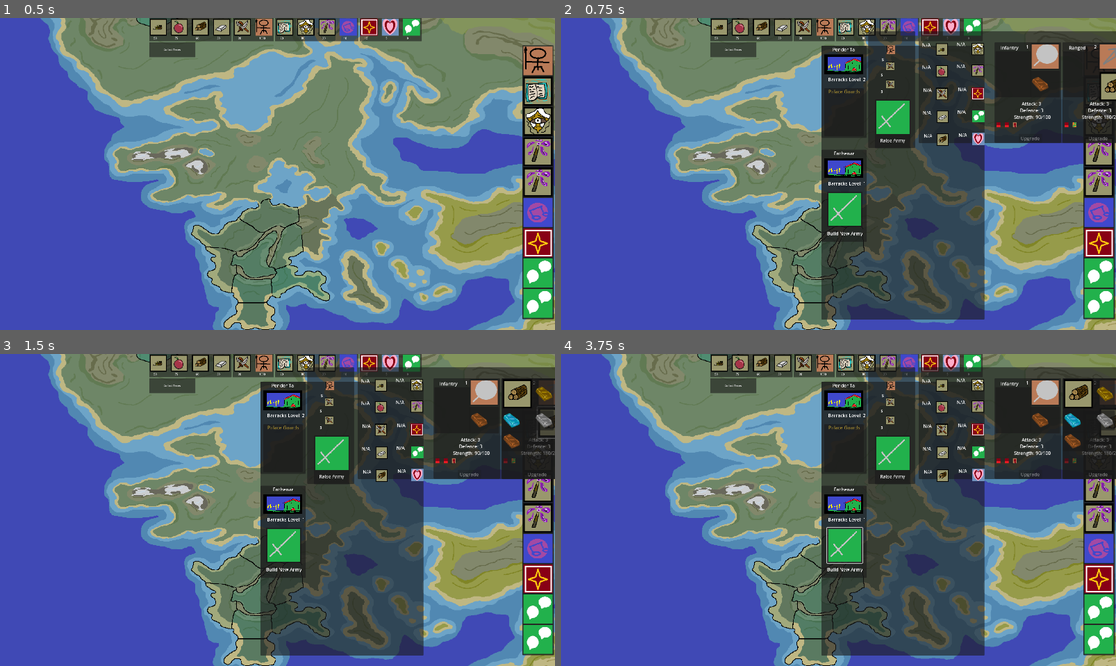
Above: before the commit, frames 1-4 (two rows, left to right).
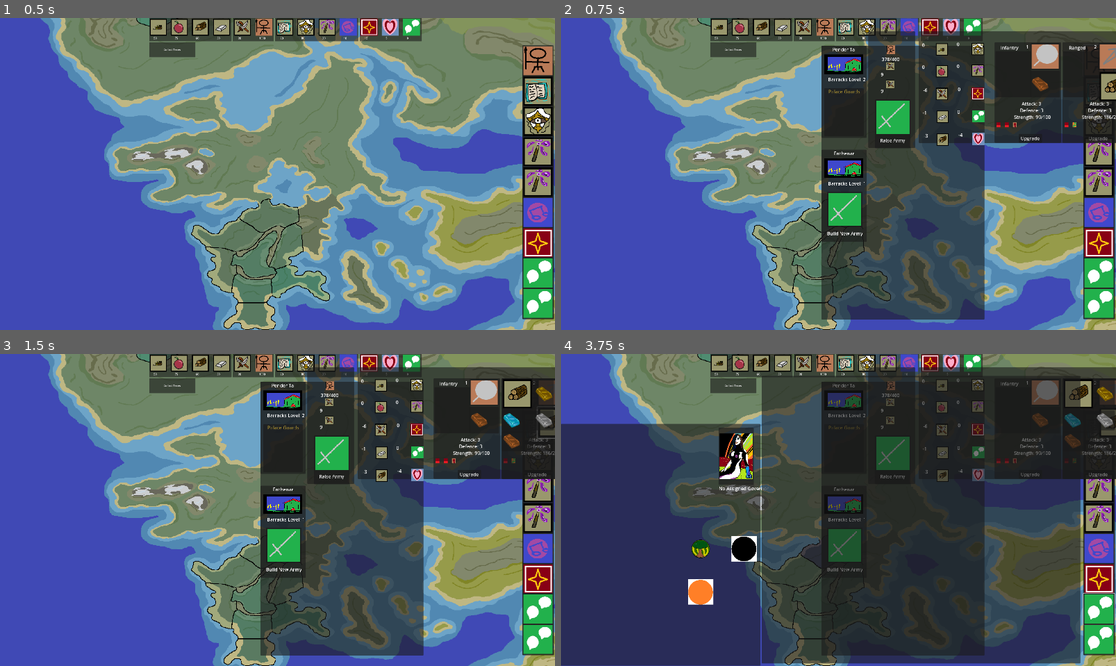
Above: after the commit, the same moments.

Repository: etherthegreat/mostupdatedfarsword
Game: Godot game, scene res://Game Scenes and Scripts/world.tscn
Same seed, same stepped clock (60 frames per second), same inputs: the game is played once before the commit and once after it. This scene is started directly instead of the project's main scene.
Inputs (mouse positions are in pixels of both pictures, inside the frame that each line leads up to):
- Up to frame 1 (0.5 s): no input
- Up to frame 2 (0.75 s): click (1099, 61) at 0.5 s
- Up to frame 3 (1.5 s): click (538, 425) at 1.25 s
- Up to frame 4 (3.75 s): click (1099, 609) at 2.02 s; click "Build New Army" at 2.75 s; click "Build New Army" at 3.5 s

Frame 1 is identical in both runs. In frame 2, 0.2% of the frame differs, in the area x 57-100%, y 7-40%; in frame 3, 0.2%; in frame 4, 67%, in the area x 0-100%, y 6-100%.

Commit message:
Factions System Developed
added a factions system which pairs with the governors and law systems.  next will build the law system

Diff:
--- a/Game Scenes and Scripts/army.gd
+++ b/Game Scenes and Scripts/army.gd
@@ -104,7 +104,7 @@
 			newUnitUI.updateControl
 			$RadicalCoolTestPanel/UnitUIContainer.add_child(newUnitUI)
 			#print("Unit", Unit.unitType, "Level", Unit.unitLevel)
-	#surveySelf()
+	surveySelf()
 	pass
 
 var UnitConfirmationList: Array = []
@@ -173,7 +173,8 @@
 	armyInfluenceCost = 0
 	armyHarmonyCost = 0
 	armyFaithCost = 0
-	if raised == true:
+	print("Surveyingg Self")
+	if raised == true || raised != true:
 		#for Unit in unitsList:
 			#var unitManpower: int = Unit.unitCurrentManpower
 			#maxManpower += (Unit.unitLevel * Unit.unitMaxManpower)
@@ -256,6 +257,7 @@
 		$AttackDefencePanel/Attack.text = str(armyAttackScore)
 		$AttackDefencePanel/Defense.text = str(armyDefenseScore)
 		$AttackDefencePanel/Manpower.text = str(manpowerInArmy, "/", maxManpower)
+		print("Yeehaw Cowboy")
 	else:
 		for Unit in unitsList:
 		#manpower
@@ -287,6 +289,7 @@
 		commanderModifiers3.append(MilMod)
 	print("MILMODS IN 1", commanderModifiers1)
 	commanderCheck()
+	surveySelf()
 	pass
 
 func commanderCheck():
--- a/Game Scenes and Scripts/canvas_layer.gd
+++ b/Game Scenes and Scripts/canvas_layer.gd
@@ -42,3 +42,11 @@
 				Control.visible = false
 		$BeliefControl.visible = true
 	pass # Replace with function body.
+
+
+func _on_factions_button_pressed() -> void:
+	if $FactionControl.visible == true:
+		$FactionControl.visible = false
+	else:
+		$FactionControl.visible = true
+	pass # Replace with function body.
--- /dev/null
+++ b/Game Scenes and Scripts/faction_control.gd
@@ -0,0 +1,12 @@
+extends Control
+
+var factionScene = preload("res://faction.tscn")
+
+var factionList: Array = []
+
+func addFaction(ID, LOYALTY, GOVERNOR):
+	var newFaction = factionScene.instantiate()
+	newFaction.buildSelf(ID, LOYALTY, GOVERNOR)
+	$FactionPanel/FactionContainer.add_child(newFaction)
+	factionList.append(newFaction)
+	pass
--- a/Game Scenes and Scripts/world.gd
+++ b/Game Scenes and Scripts/world.gd
@@ -365,6 +365,13 @@
 							match eventButtonID:
 								"PDT_Wolverina0-1":
 									print("YOUVE COMPLETED THE CHAIN")
+									var tempGov = governor.new()
+									for Tile in playerCountryNode.OwnedTileList:
+										if Tile.tileGovernor != null:
+											match Tile.tileGovernor.governorType:
+												"Wolverina Gundo":
+													tempGov = Tile.tileGovernor
+									$CanvasLayer/FactionControl.addFaction("ANL_Republicans", 10, tempGov)
 								"PDT_Wolverina0-2":
 									print("What's UP Chump?")
 	pass
--- a/Game Scenes and Scripts/world.tscn
+++ b/Game Scenes and Scripts/world.tscn
@@ -63,6 +63,7 @@
 [ext_resource type="Script" uid="uid://c424luv26ql5l" path="res://Game Scenes and Scripts/path_control.gd" id="51_tqcrl"]
 [ext_resource type="Texture2D" uid="uid://bjbx6e8ns8a0a" path="res://art assets/Placeholder Art/sword.png" id="52_78kig"]
 [ext_resource type="PackedScene" uid="uid://3w6l28pyvce1" path="res://path_point_button.tscn" id="53_78kig"]
+[ext_resource type="Script" uid="uid://bqoa1uaifkk6g" path="res://Game Scenes and Scripts/faction_control.gd" id="54_sv2u8"]
 
 [sub_resource type="RectangleShape2D" id="RectangleShape2D_2v3gw"]
 size = Vector2(100, 102)
@@ -982,7 +983,7 @@
 [node name="FactionsControl" type="Control" parent="CanvasLayer/PanelOpenerControl/ButtonPanel/VBoxContainer"]
 layout_mode = 2
 
-[node name="TechTreeButton" type="Button" parent="CanvasLayer/PanelOpenerControl/ButtonPanel/VBoxContainer/FactionsControl"]
+[node name="FactionsButton" type="Button" parent="CanvasLayer/PanelOpenerControl/ButtonPanel/VBoxContainer/FactionsControl"]
 layout_mode = 2
 offset_left = -9.0
 offset_top = 2.0
@@ -1026,46 +1027,6 @@
 offset_bottom = 665.0
 mouse_filter = 2
 theme_override_constants/separation = 360
-
-[node name="W 7 H 5" type="Sprite2D" parent="CanvasLayer"]
-visible = false
-position = Vector2(389, 525)
-texture = ExtResource("32_vnwtn")
-
-[node name="W 2_5 H 1_5" type="Sprite2D" parent="CanvasLayer"]
-visible = false
-position = Vector2(957, 371)
-texture = ExtResource("37_6tiyx")
-
-[node name="w 215p h 180p" type="Sprite2D" parent="CanvasLayer"]
-visible = false
-position = Vector2(818, 415)
-texture = ExtResource("41_5uqnc")
-
-[node name="w 100p h 80p" type="Sprite2D" parent="CanvasLayer"]
-visible = false
-position = Vector2(1118, 184)
-texture = ExtResource("42_ytc6g")
-
-[node name="w 100p h 80p2" type="Sprite2D" parent="CanvasLayer"]
-visible = false
-position = Vector2(628, 852)
-texture = ExtResource("43_ltui7")
-
-[node name="W 15 H 9" type="Sprite2D" parent="CanvasLayer"]
-visible = false
-position = Vector2(1006, 614)
-texture = ExtResource("38_sleii")
-
-[node name="W 20 H 11_25" type="Sprite2D" parent="CanvasLayer"]
-visible = false
-position = Vector2(960, 535)
-texture = ExtResource("39_jpc3q")
-
-[node name="Test1" type="Sprite2D" parent="CanvasLayer"]
-visible = false
-position = Vector2(896, 527)
-texture = ExtResource("32_vnwtn")
 
 [node name="EventControl" type="Control" parent="CanvasLayer"]
 layout_mode = 3
@@ -1084,14 +1045,41 @@
 offset_bottom = 303.0
 mouse_filter = 2
 
+[node name="FactionControl" type="Control" parent="CanvasLayer"]
+visible = false
+layout_mode = 3
+anchors_preset = 0
+offset_left = 660.0
+offset_top = 79.0
+offset_right = 1803.0
+offset_bottom = 1077.0
+mouse_filter = 2
+script = ExtResource("54_sv2u8")
+
+[node name="FactionPanel" type="Panel" parent="CanvasLayer/FactionControl"]
+layout_mode = 0
+offset_left = 34.0
+offset_top = -3.0
+offset_right = 1137.0
+offset_bottom = 992.0
+mouse_filter = 2
+
+[node name="FactionContainer" type="VBoxContainer" parent="CanvasLayer/FactionControl/FactionPanel"]
+layout_mode = 0
+offset_right = 1116.0
+offset_bottom = 995.0
+theme_override_constants/separation = 240
+
 [node name="CountryController" type="Node2D" parent="."]
 visible = false
 
 [node name="PathControl" type="Control" parent="."]
+visible = false
 layout_mode = 3
 anchors_preset = 0
 offset_right = 40.0
 offset_bottom = 40.0
+mouse_filter = 2
 script = ExtResource("51_tqcrl")
 
 [node name="Pender Tal Path" type="Path2D" parent="PathControl"]
@@ -1218,6 +1206,54 @@
 offset_bottom = 869.0
 expPath = NodePath("../../Pender Tal South Path")
 expPathNumber = 82
+
+[node name="ExperimentsController" type="Control" parent="."]
+visible = false
+layout_mode = 3
+anchors_preset = 0
+offset_right = 40.0
+offset_bottom = 40.0
+mouse_filter = 2
+
+[node name="W 7 H 5" type="Sprite2D" parent="ExperimentsController"]
+visible = false
+position = Vector2(-1430, 492)
+texture = ExtResource("32_vnwtn")
+
+[node name="W 2_5 H 1_5" type="Sprite2D" parent="ExperimentsController"]
+visible = false
+position = Vector2(-862, 338)
+texture = ExtResource("37_6tiyx")
+
+[node name="w 215p h 180p" type="Sprite2D" parent="ExperimentsController"]
+visible = false
+position = Vector2(-1001, 382)
+texture = ExtResource("41_5uqnc")
+
+[node name="w 100p h 80p" type="Sprite2D" parent="ExperimentsController"]
+visible = false
+position = Vector2(-701, 151)
+texture = ExtResource("42_ytc6g")
+
+[node name="w 100p h 80p2" type="Sprite2D" parent="ExperimentsController"]
+visible = false
+position = Vector2(-1191, 819)
+texture = ExtResource("43_ltui7")
+
+[node name="W 15 H 9" type="Sprite2D" parent="ExperimentsController"]
+visible = false
+position = Vector2(-813, 581)
+texture = ExtResource("38_sleii")
+
+[node name="W 20 H 11_25" type="Sprite2D" parent="ExperimentsController"]
+visible = false
+position = Vector2(-859, 502)
+texture = ExtResource("39_jpc3q")
+
+[node name="Test1" type="Sprite2D" parent="ExperimentsController"]
+visible = false
+position = Vector2(-923, 494)
+texture = ExtResource("32_vnwtn")
 
 [connection signal="input_event" from="TileController/Tile1/Area2D" to="TileController/Tile1" method="_on_area_2d_input_event"]
 [connection signal="mouse_entered" from="TileController/Tile1/Area2D" to="TileController/Tile1" method="_on_area_2d_mouse_entered"]
@@ -1287,3 +1323,4 @@
 [connection signal="pressed" from="CanvasLayer/PanelOpenerControl/ButtonPanel/VBoxContainer/TechTreeControl/TechTreeButton" to="CanvasLayer" method="_on_tech_tree_button_pressed"]
 [connection signal="pressed" from="CanvasLayer/PanelOpenerControl/ButtonPanel/VBoxContainer/BeliefsControl/BeliefPanelButton" to="CanvasLayer" method="_on_belief_panel_button_pressed"]
 [connection signal="pressed" from="CanvasLayer/PanelOpenerControl/ButtonPanel/VBoxContainer/SpellbookControl/SpellBookButton" to="CanvasLayer" method="_on_spell_book_button_pressed"]
+[connection signal="pressed" from="CanvasLayer/PanelOpenerControl/ButtonPanel/VBoxContainer/FactionsControl/FactionsButton" to="CanvasLayer" method="_on_factions_button_pressed"]
--- a/event_scene.gd
+++ b/event_scene.gd
@@ -28,4 +28,5 @@
 func pressedEventButton(eventButtonID):
 	print("Event ID", eventButtonID, TYPE, ID, COUNTRY)
 	emit_signal("eventButtonPressed", eventButtonID, TYPE, ID, COUNTRY)
+	self.queue_free()
 	pass
--- a/faction.gd
+++ b/faction.gd
@@ -1,6 +1,104 @@
-extends Node2D
+extends Control
 
 class_name faction
 
 var factionName: String
-var factionLoyalty: int
+var factionLoyalty: int #0-90, every 30 points added (three governor quests) adds a unique modifier
+
+var factionFlag: flag
+
+var factionLeader: governor
+var factionGovernorsList: Array = []
+
+var factionRewards: Array = []
+
+var factionReward1: factionReward
+var factionReward2: factionReward
+var factionReward3: factionReward
+
+func buildSelf(ID, loyalty, newLeader):
+	factionName = ID
+	factionLoyalty = loyalty
+	factionLeader = newLeader
+	factionGovernorsList.append(factionLeader)
+	visualizeSelf()
+	matchFactionRewards()
+	pass
+
+func visualizeSelf():
+	$FactionPanel/ProgressBar.value = factionLoyalty
+	$FactionPanel/LeaderSprite.texture = factionLeader.governorTexture
+	$FactionPanel/FactionLeaderNameLabel.text = factionLeader.governorType
+	$FactionPanel/FactionNameLabel.text = factionName
+	$FactionPanel/ProgressBar.value = factionLoyalty
+	pass
+
+var rewardScene = preload("res://faction_reward.tscn")
+
+func matchFactionRewards():
+	print(factionLoyalty, "faction Loyalty")
+	match factionName:
+		#Anlaxia
+		"ANL_Republicans":
+			var FR_texture1 = preload("res://art assets/ModifierIcons/milMods/green cross.png")
+			var FR_description_1 = str("The Republican alliance of Wello Jenni-Tur, these governors believe in following the wills of the people rather than simply rule by decree.")
+			addFactionReward("Local Elections", FR_description_1, FR_texture1, 1)
+			var FR_texture2 = preload("res://art assets/ModifierIcons/milMods/portal.png")
+			var FR_description_2 = str("Citizenship of Anlaxia will not be denied due to any trivial reason.  All who denounce the demon pretender and his cronies are welcome here.")
+			addFactionReward("Equality Starts Here", FR_description_2, FR_texture2, 2)
+			var FR_texture3 = preload("res://art assets/ModifierIcons/milMods/purple vines.png")
+			var FR_description_3 = str("A well armed citizenry will help us repel any of the breakaway demonic states that dare try and reinvade our island.")
+			addFactionReward("Citizen Militias", FR_description_3, FR_texture3, 3)
+		#"ANL_Zealouts"
+		#"ANL_Monarchists"
+		#"ANL_Razorbacks"
+		#Pender Tal
+
+		#Vitherian Order
+	pass
+
+func addFactionReward(rewardType, rewardDescription, rewardTexture, slot):
+	var newReward = rewardScene.instantiate()
+	newReward.buildSelf(rewardType, rewardDescription, rewardTexture)
+	newReward.emitRewardType.connect(forwardRewardType)
+	match slot:
+		1:
+			factionReward1 = newReward
+		2:
+			factionReward2 = newReward
+		3:
+			factionReward3 = newReward
+	$FactionPanel/FactionRewards.add_child(newReward)
+	factionRewards.append(newReward)
+	pass
+
+func forwardRewardType(factionRewardType):
+	print("faction reward type", factionRewardType)
+	pass
+
+
+func _on_progress_bar_area_2d_mouse_entered() -> void:
+	$FactionPanel/FactionTutorialPanel.visible = true
+	pass # Replace with function body.
+
+
+func _on_progress_bar_area_2d_mouse_exited() -> void:
+	$FactionPanel/FactionTutorialPanel.visible = false
+	pass # Replace with function body.
+
+func upgradeFaction(amount):
+	factionLoyalty += amount
+	match factionLoyalty:
+		30:
+			factionReward1.rewardUnlocked()
+		60:
+			factionReward2.rewardUnlocked()
+		90:
+			factionReward3.rewardUnlocked()
+			factionLoyalty
+	visualizeSelf()
+	pass
+
+func _on_upgrade_faction_button_pressed() -> void:
+	upgradeFaction(10)
+	pass # Replace with function body.
--- a/faction.tscn
+++ b/faction.tscn
@@ -1,6 +1,111 @@
-[gd_scene load_steps=2 format=3 uid="uid://bs2a3cboiei7w"]
+[gd_scene load_steps=5 format=3 uid="uid://bs2a3cboiei7w"]
 
 [ext_resource type="Script" uid="uid://khnhojdd7jei" path="res://faction.gd" id="1_oyqq2"]
+[ext_resource type="Texture2D" uid="uid://dhr3u11scg6jq" path="res://art assets/Placeholder Art/character/F12 - Copy.png" id="2_daaxj"]
+[ext_resource type="Texture2D" uid="uid://dmf7id8k52mxp" path="res://art assets/Placeholder Art/UI Art/resources/Older Icons/mandate 100 x 100.png" id="3_xgtw1"]
 
-[node name="Faction" type="Node2D"]
+[sub_resource type="RectangleShape2D" id="RectangleShape2D_xgtw1"]
+size = Vector2(807, 29)
+
+[node name="Faction" type="Control"]
+layout_mode = 3
+anchors_preset = 0
 script = ExtResource("1_oyqq2")
+
+[node name="FactionPanel" type="Panel" parent="."]
+layout_mode = 0
+offset_right = 1142.0
+offset_bottom = 228.0
+mouse_filter = 2
+
+[node name="LeaderSprite" type="Sprite2D" parent="FactionPanel"]
+position = Vector2(213, 106)
+scale = Vector2(0.131313, 0.131313)
+texture = ExtResource("2_daaxj")
+
+[node name="FactionLeaderNameLabel" type="Label" parent="FactionPanel"]
+layout_mode = 0
+offset_left = 149.0
+offset_top = 175.0
+offset_right = 282.0
+offset_bottom = 224.0
+text = "faction leader name"
+horizontal_alignment = 1
+autowrap_mode = 2
+
+[node name="Faction Symbol" type="Sprite2D" parent="FactionPanel"]
+position = Vector2(81, 123)
+texture = ExtResource("3_xgtw1")
+
+[node name="FactionNameLabel" type="Label" parent="FactionPanel"]
+layout_mode = 0
+offset_top = 16.0
+offset_right = 151.0
+offset_bottom = 70.0
+text = "name of the faction goes here"
+horizontal_alignment = 1
+vertical_alignment = 1
+autowrap_mode = 3
+
+[node name="GovernorsContainer" type="HBoxContainer" parent="FactionPanel"]
+layout_mode = 0
+offset_left = 282.0
+offset_top = 24.0
+offset_right = 1128.0
+offset_bottom = 72.0
+
+[node name="ProgressBar" type="ProgressBar" parent="FactionPanel"]
+layout_mode = 0
+offset_left = 304.0
+offset_top = 155.0
+offset_right = 1109.0
+offset_bottom = 182.0
+max_value = 90.0
+value = 66.0
+show_percentage = false
+
+[node name="ProgressBarArea2D" type="Area2D" parent="FactionPanel/ProgressBar"]
+position = Vector2(9, 13)
+
+[node name="CollisionShape2D" type="CollisionShape2D" parent="FactionPanel/ProgressBar/ProgressBarArea2D"]
+position = Vector2(393.5, 0.5)
+shape = SubResource("RectangleShape2D_xgtw1")
+
+[node name="FactionRewards" type="HBoxContainer" parent="FactionPanel"]
+layout_mode = 0
+offset_left = 571.0
+offset_top = 123.0
+offset_right = 1106.0
+offset_bottom = 154.0
+theme_override_constants/separation = 265
+
+[node name="FactionTutorialPanel" type="Panel" parent="FactionPanel"]
+visible = false
+layout_mode = 0
+offset_left = 303.0
+offset_top = 82.0
+offset_right = 553.0
+offset_bottom = 152.0
+mouse_filter = 2
+
+[node name="FactionTutorialLabel" type="Label" parent="FactionPanel/FactionTutorialPanel"]
+layout_mode = 0
+offset_top = -3.0
+offset_right = 249.0
+offset_bottom = 75.0
+text = "Complete quests for governors aligned with this faction to unlock faction rewards."
+horizontal_alignment = 1
+vertical_alignment = 1
+autowrap_mode = 3
+
+[node name="UpgradeFactionButton" type="Button" parent="FactionPanel"]
+layout_mode = 0
+offset_left = 301.0
+offset_top = 105.0
+offset_right = 548.0
+offset_bottom = 138.0
+text = "Upgrade Faction"
+
+[connection signal="mouse_entered" from="FactionPanel/ProgressBar/ProgressBarArea2D" to="." method="_on_progress_bar_area_2d_mouse_entered"]
+[connection signal="mouse_exited" from="FactionPanel/ProgressBar/ProgressBarArea2D" to="." method="_on_progress_bar_area_2d_mouse_exited"]
+[connection signal="pressed" from="FactionPanel/UpgradeFactionButton" to="." method="_on_upgrade_faction_button_pressed"]
--- /dev/null
+++ b/faction_reward.gd
@@ -0,0 +1,33 @@
+extends Control
+
+class_name factionReward
+
+var factionRewardType: String
+var factionRewardDescription: String
+var factionRewardIcon: Texture
+
+var factionRewardActivated: bool
+
+func buildSelf(fRT, fRD, fRI):
+	factionRewardActivated = false
+	factionRewardType = fRT
+	factionRewardDescription = fRD
+	factionRewardIcon = fRI
+	$RewardDescriptionPanel/RewardDescriptionLabel.text = factionRewardDescription
+	$RewardSprite.texture = factionRewardIcon
+	$RewardDescriptionPanel/RewardNameLabel.text = factionRewardType
+	pass
+
+func _on_area_2d_mouse_entered() -> void:
+	$RewardDescriptionPanel.visible = true
+	pass # Replace with function body.
+
+
+func _on_area_2d_mouse_exited() -> void:
+	$RewardDescriptionPanel.visible = false
+	pass # Replace with function body.
+
+signal emitRewardType
+func rewardUnlocked():
+	emit_signal("emitRewardType", factionRewardType)
+	pass
--- /dev/null
+++ b/faction_reward.tscn
@@ -0,0 +1,53 @@
+[gd_scene load_steps=4 format=3 uid="uid://bmnn5f7wn8ehc"]
+
+[ext_resource type="Script" uid="uid://uu0kwo2wdr74" path="res://faction_reward.gd" id="1_2e8mj"]
+[ext_resource type="Texture2D" uid="uid://c3pxv7n44vkxi" path="res://art assets/ModifierIcons/milMods/bleed.png" id="2_2e8mj"]
+
+[sub_resource type="RectangleShape2D" id="RectangleShape2D_mwh3d"]
+size = Vector2(20, 26)
+
+[node name="FactionReward" type="Control"]
+layout_mode = 3
+anchors_preset = 0
+offset_left = 684.0
+offset_top = 570.0
+offset_right = 684.0
+offset_bottom = 570.0
+script = ExtResource("1_2e8mj")
+
+[node name="RewardSprite" type="Sprite2D" parent="."]
+texture = ExtResource("2_2e8mj")
+
+[node name="RewardDescriptionPanel" type="Panel" parent="."]
+visible = false
+layout_mode = 0
+offset_left = -99.0
+offset_top = -217.0
+offset_right = 101.0
+offset_bottom = -16.0
+
+[node name="RewardDescriptionLabel" type="Label" parent="RewardDescriptionPanel"]
+layout_mode = 0
+offset_top = 27.0
+offset_right = 200.0
+offset_bottom = 201.0
+text = "The Republican alliance of Wello Jenni-Tur, these governors believe in following the wills of the people rather than simply rule by decree."
+autowrap_mode = 3
+
+[node name="RewardNameLabel" type="Label" parent="RewardDescriptionPanel"]
+layout_mode = 0
+offset_top = 1.0
+offset_right = 198.0
+offset_bottom = 34.0
+text = "Local Elections"
+horizontal_alignment = 1
+autowrap_mode = 3
+
+[node name="Area2D" type="Area2D" parent="."]
+
+[node name="CollisionShape2D" type="CollisionShape2D" parent="Area2D"]
+position = Vector2(0, -1)
+shape = SubResource("RectangleShape2D_mwh3d")
+
+[connection signal="mouse_entered" from="Area2D" to="." method="_on_area_2d_mouse_entered"]
+[connection signal="mouse_exited" from="Area2D" to="." method="_on_area_2d_mouse_exited"]
--- /dev/null
+++ b/flag.gd
@@ -0,0 +1,5 @@
+extends Node2D
+
+class_name flag
+
+var flagType: String
--- /dev/null
+++ b/flag.tscn
@@ -0,0 +1,6 @@
+[gd_scene load_steps=2 format=3 uid="uid://di16nlulubyo3"]
+
+[ext_resource type="Script" uid="uid://wk7qjpburbkc" path="res://flag.gd" id="1_l1sgl"]
+
+[node name="Flag" type="Node2D"]
+script = ExtResource("1_l1sgl")
--- a/tile_info_panel.gd
+++ b/tile_info_panel.gd
@@ -150,3 +150,7 @@
 	emit_signal("confirmThisGovernor", confirmedGovernor, selectedTile)
 	$governorTileControlPanel.visible = false
 	pass
+
+
+func _on_factions_button_pressed() -> void:
+	pass # Replace with function body.
--- a/unit.gd
+++ b/unit.gd
@@ -202,7 +202,6 @@
 			unitOffensiveScore += 5
 		"Visionary:":
 			unitOffensiveScore += 5
-
 func matchPlayerTemplateScores():
 
 	pass
Not shown, added: Game Scenes and Scripts/faction_control.gd.uid
Not shown: 1 places in Game Scenes and Scripts/world.tscn that only renumber resources
Not shown, added: faction_reward.gd.uid
Not shown, added: flag.gd.uid
